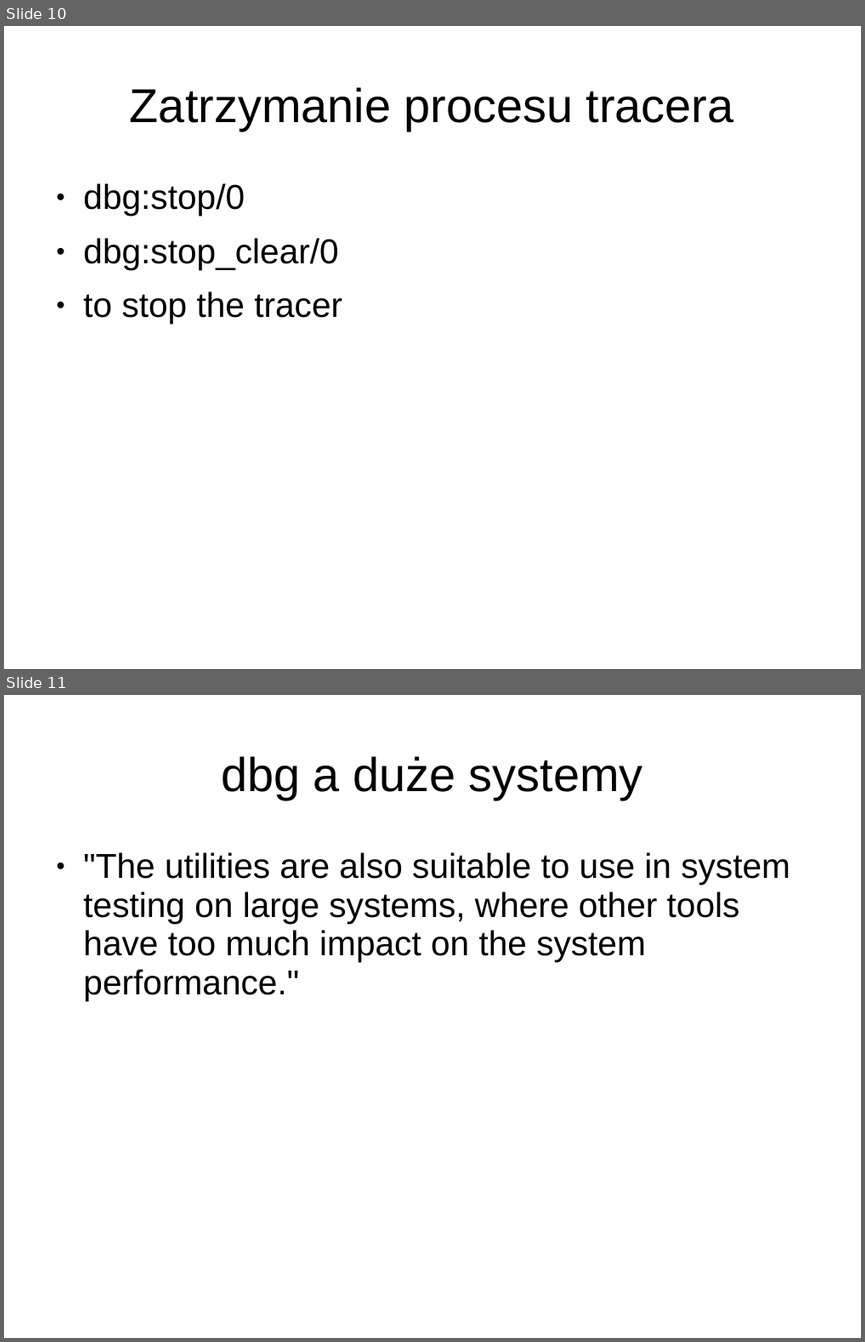
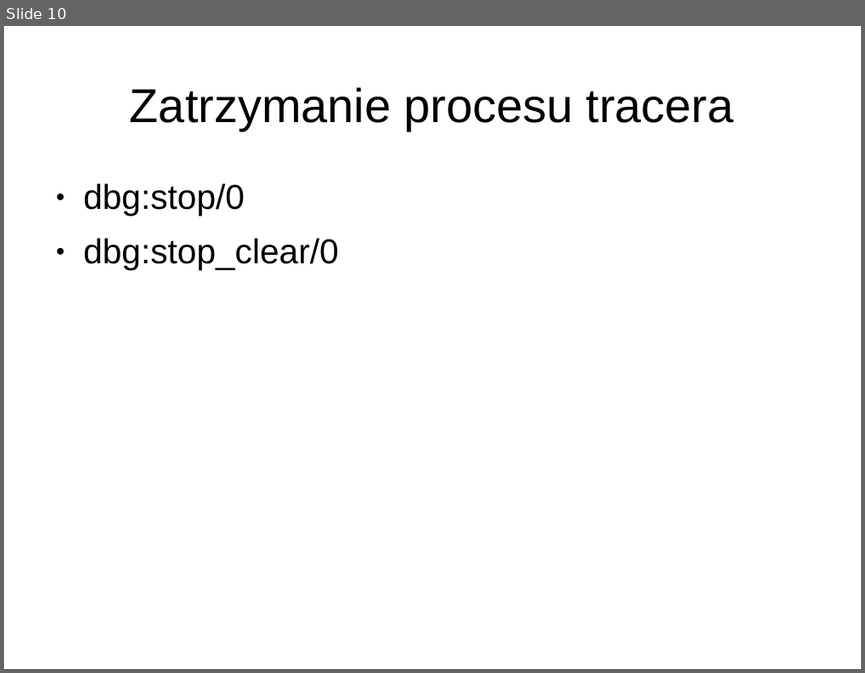
Before and after one commit to matkoniecz/erlang_dbg, a slide deck: Prezentacja.ppt. Shown one above the other, each under a label of ours: slides 10 and 11 before the commit, slide 10 after it. The pictures are 865x1342 and 865x673 pixels, drawn with LibreOffice and Linux fonts; fonts in the diff are those of the drawing. Boxes give left, top, right and bottom in pixels: in the first picture for what was removed or moved away, otherwise in the second. Text is boxed around its words. In the diff, an @@ line names an element or a change of style, - is before the commit and + after.

```diff
--- a/Prezentacja.ppt
+++ b/Prezentacja.ppt
@@ slide 11 removed at <box>4,695,861,1338</box>, background #FFFFFF @@
@@ title removed at <box>221,756,643,800</box> @@
-dbg a duże systemy
@@ text removed at <box>83,852,790,1000</box> @@
-● "The utilities are also suitable to use in system testing on large systems, where other tools have too much impact on the system performance."
@@ slide 10 changed as well @@
@@ text at <box>83,291,342,324</box>: paragraph removed @@
-● to stop the tracer
```
Also in this commit, not shown: 5 other slides changed, 2 slides added.
